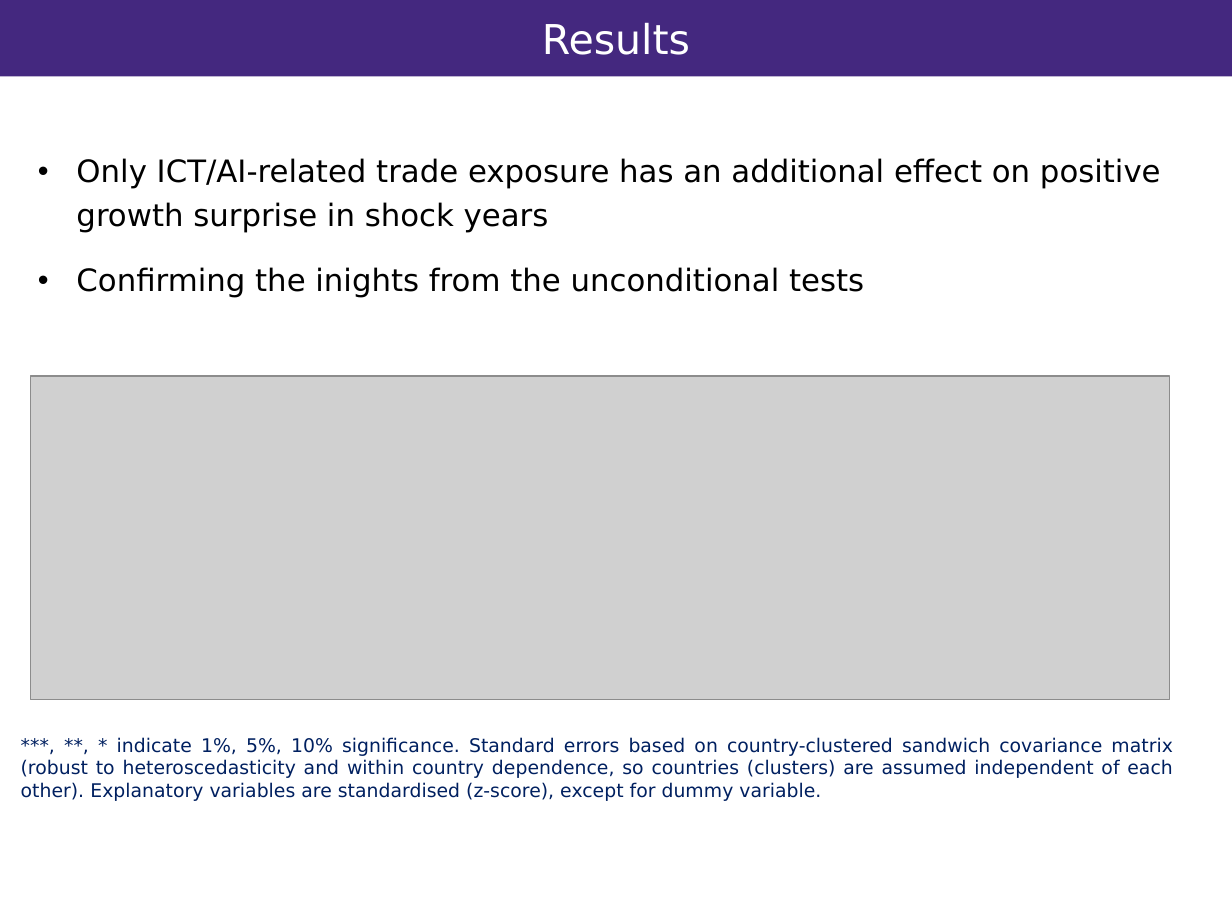
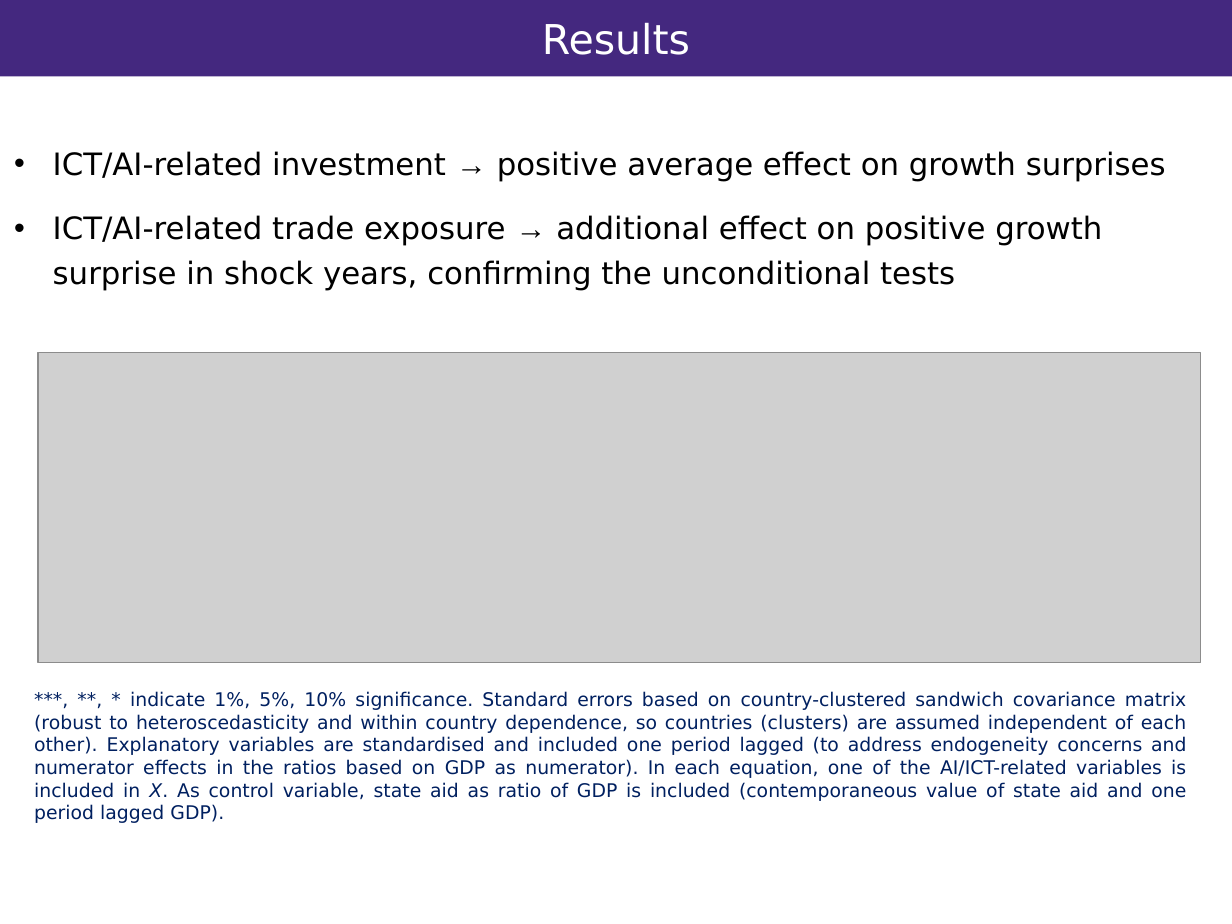
Before and after one commit to vandenEnd/scripts, a slide deck: slide 9 of Resilience.pptx. Drawn at 1232x924 pixels with LibreOffice and Linux fonts; fonts in the diff are those of the drawing; grey boxes stand for pictures; background and template pictures are left out. Boxes give left, top, right and bottom in pixels: in the first picture for what was removed or moved away, otherwise in the second. Text is boxed around its words. In the diff, an @@ line names an element or a change of style, - is before the commit and + after.

```diff
--- a/Resilience.pptx
+++ b/Resilience.pptx
@@ text at [53,151,1166,291]: text changed @@
-• Only ICT/AI-related trade exposure has an additional effect on positive growth surprise in shock years
-• Confirming the inights from the unconditional tests
+• ICT/AI-related investment → positive average effect on growth surprises
+• ICT/AI-related trade exposure → additional effect on positive growth surprise in shock years, confirming the unconditional tests
@@ picture: place and size @@
-picture at [31,376,1169,700]
+picture at [38,352,1201,663]
@@ picture removed at [38,460,381,511] @@
@@ text at [34,691,1186,823]: text changed @@
-***, **, * indicate 1%, 5%, 10% significance. Standard errors based on country-clustered sandwich covariance matrix (robust to heteroscedasticity and within country dependence, so countries (clusters) are assumed independent of each other). Explanatory variables are standardised (z-score), except for dummy variable.
+***, **, * indicate 1%, 5%, 10% significance. Standard errors based on country-clustered sandwich covariance matrix (robust to heteroscedasticity and within country dependence, so countries (clusters) are assumed independent of each other). Explanatory variables are standardised and included one period lagged (to address endogeneity concerns and numerator effects in the ratios based on GDP as numerator). In each equation, one of the AI/ICT-related variables is included in X. As control variable, state aid as ratio of GDP is included (contemporaneous value of state aid and one period lagged GDP).
```
Also in this commit, not shown: 4 other slides changed, 1 slide added.
